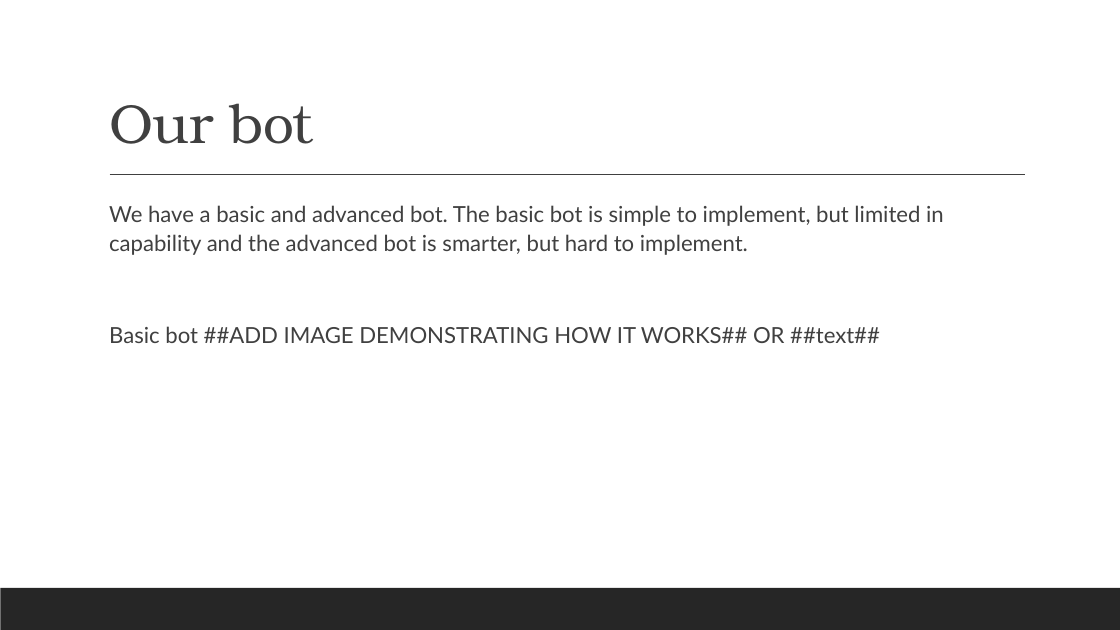
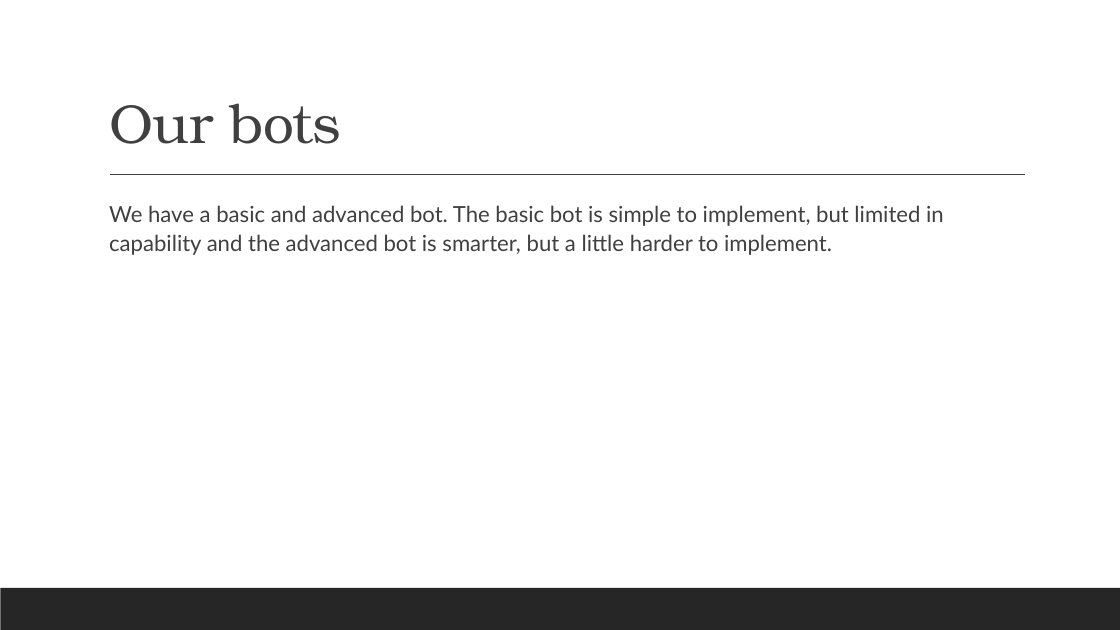
Before and after one commit to renesteeman/Project1-2_Group4, a slide deck: slide 11 of Crazy Putting phase 2.pptx. Drawn at 1120x630 pixels with LibreOffice and Linux fonts; fonts in the diff are those of the drawing. Boxes give left, top, right and bottom in pixels: in the first picture for what was removed or moved away, otherwise in the second. Text is boxed around its words. In the diff, an @@ line names an element or a change of style, - is before the commit and + after.

```diff
--- a/Crazy Putting phase 2.pptx
+++ b/Crazy Putting phase 2.pptx
@@ title at (109,103,341,144): text changed @@
-Our bot
+Our bots
@@ text at (109,205,944,255): text changed @@
-  We have a basic and advanced bot. The basic bot is simple to implement, but limited in capability and the advanced bot is smarter, but hard to implement.
-  Basic bot ##ADD IMAGE DEMONSTRATING HOW IT WORKS## OR ##text##
+  We have a basic and advanced bot. The basic bot is simple to implement, but limited in capability and the advanced bot is smarter, but a little harder to implement.
```
Also in this commit, not shown: 1 other slide changed, 1 other file.
